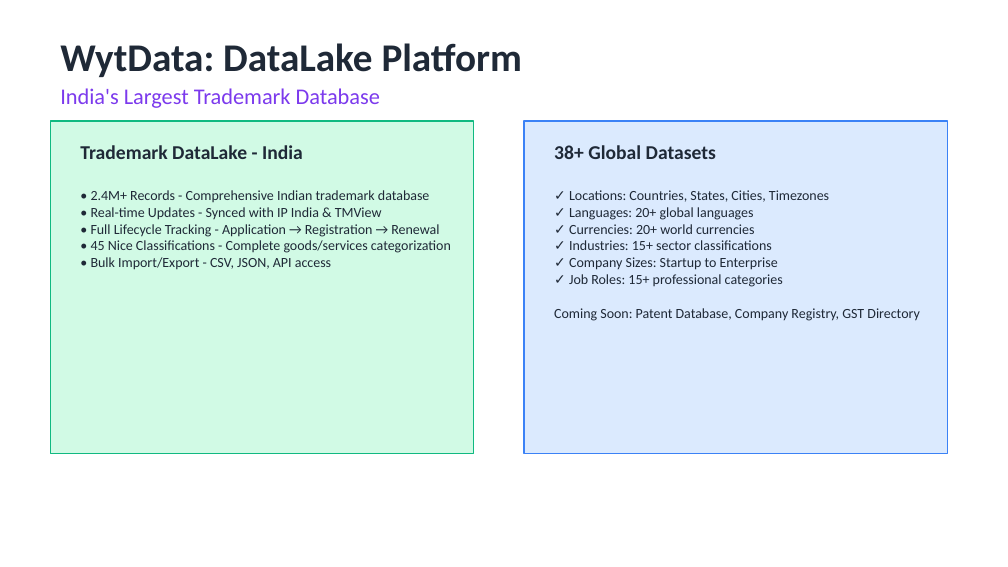
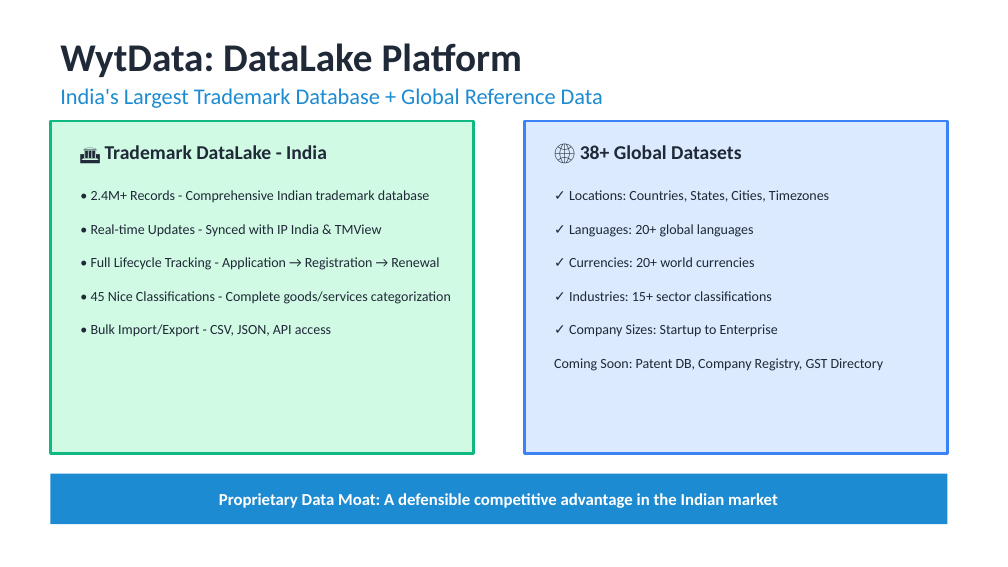
Before and after one commit to jkmuthu/newwytnet, a slide deck: slide 9 of docs/presentations/WytNet-Investor-Presentation-2025.pptx (slide 7 before the commit). Drawn at 1008x567 pixels with LibreOffice and Linux fonts; fonts in the diff are those of the drawing. Boxes give left, top, right and bottom in pixels: in the first picture for what was removed or moved away, otherwise in the second. Text is boxed around its words. In the diff, an @@ line names an element or a change of style, - is before the commit and + after.

```diff
--- a/docs/presentations/WytNet-Investor-Presentation-2025.pptx
+++ b/docs/presentations/WytNet-Investor-Presentation-2025.pptx
@@ text at bbox=[60, 88, 603, 108]: text changed; text colour #7C3AED to #1D8BD1 @@
-India's Largest Trademark Database
+India's Largest Trademark Database + Global Reference Data
@@ rectangle at bbox=[50, 121, 474, 454]: outline #10B981 1 pt to #10B981 2 pt @@
@@ text at bbox=[105, 145, 327, 159]: text changed @@
-Trademark DataLake - India
+🏛️ Trademark DataLake - India
@@ rectangle at bbox=[524, 121, 948, 454]: outline #3B82F6 1 pt to #3B82F6 2 pt @@
@@ text at bbox=[580, 145, 741, 159]: text changed @@
-38+ Global Datasets
+🌐 38+ Global Datasets
@@ text "• 2.4M+ Records - Comprehensive ..." rewrapped from bbox=[91, 190, 451, 270] to bbox=[91, 190, 451, 337] @@
@@ text at bbox=[554, 358, 883, 371]: text changed @@
-✓ Job Roles: 15+ professional categories
-Coming Soon: Patent Database, Company Registry, GST Directory
+Coming Soon: Patent DB, Company Registry, GST Directory
@@ rectangle added at bbox=[50, 474, 948, 524], fill #1D8BD1 @@
@@ text added at bbox=[219, 493, 778, 508], 12 pt, text #FFFFFF, bold @@
+Proprietary Data Moat: A defensible competitive advantage in the Indian market
```
Also in this commit, not shown: 5 other slides changed, 8 slides added, 7 slides removed, 4 other files.
